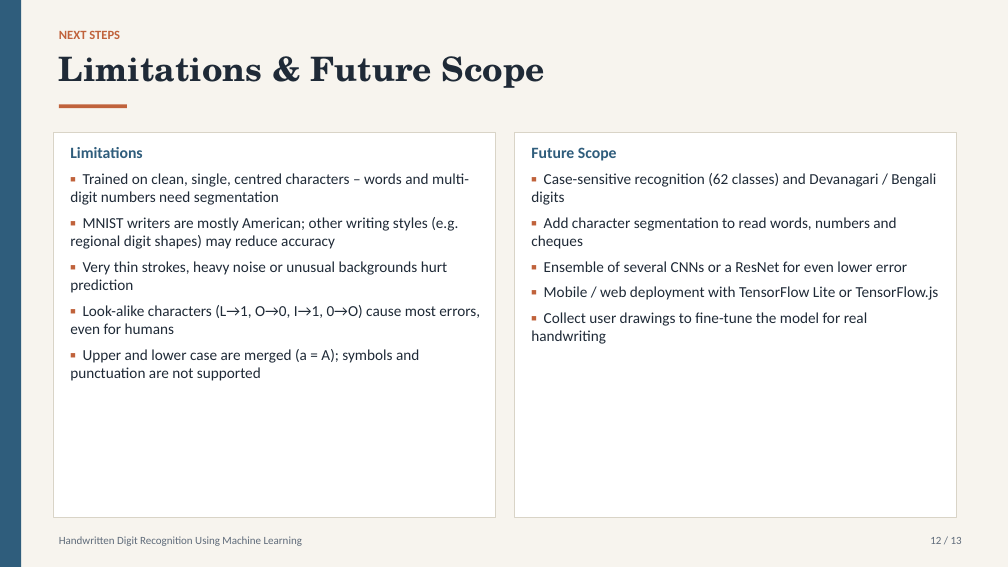
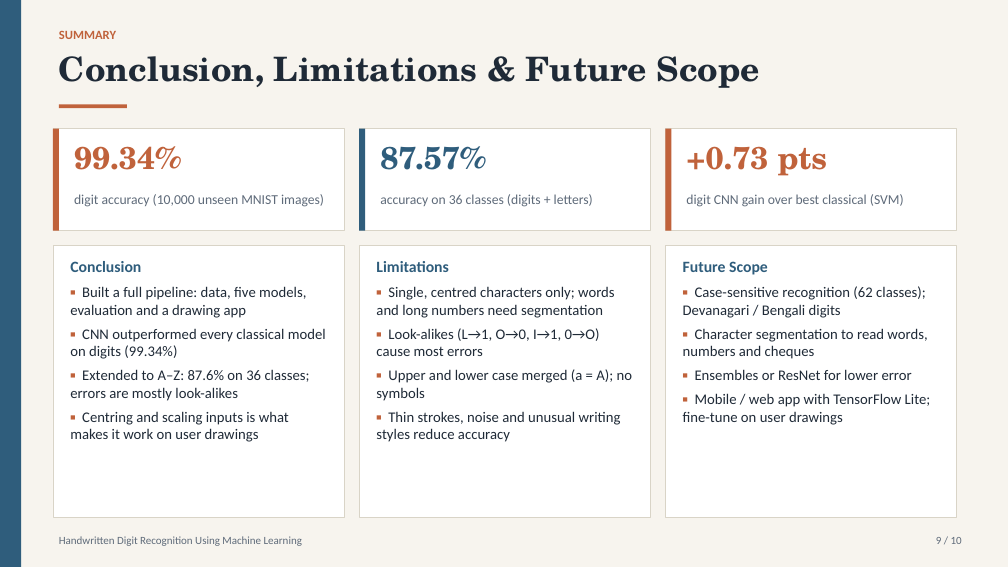
Before and after one commit to LostRunes/digirecog, a slide deck: slide 9 of Handwritten_Digit_Recognition.pptx (slide 12 before the commit). Drawn at 1008x567 pixels with LibreOffice and Linux fonts; fonts in the diff are those of the drawing. Boxes give left, top, right and bottom in pixels: in the first picture for what was removed or moved away, otherwise in the second. Text is boxed around its words. In the diff, an @@ line names an element or a change of style, - is before the commit and + after.

```diff
--- a/Handwritten_Digit_Recognition.pptx
+++ b/Handwritten_Digit_Recognition.pptx
@@ text at [59,56,760,88]: text changed @@
-Limitations & Future Scope
+Conclusion, Limitations & Future Scope
@@ text at [59,31,116,39]: text changed @@
-NEXT STEPS
+SUMMARY
@@ rectangle: place and size @@
-rectangle at [53,132,495,518]
+rectangle at [53,129,344,231]
@@ rectangle added at [53,129,59,231], fill #C0623B @@
@@ text added at [74,146,181,170], 30 pt, text #C0623B, bold @@
+99.34%
@@ rectangle added at [359,129,650,231], fill #FFFFFF, outline #D9D4C7 0.75 pt @@
@@ rectangle added at [359,129,365,231], fill #2F5D7C @@
@@ text added at [380,146,486,170], 30 pt, text #2F5D7C, bold @@
+87.57%
@@ rectangle added at [665,129,957,231], fill #FFFFFF, outline #D9D4C7 0.75 pt @@
@@ rectangle added at [665,129,671,231], fill #C0623B @@
@@ text added at [686,146,828,176], 30 pt, text #C0623B, bold @@
++0.73 pts
@@ text added at [74,194,324,207], 13 pt, text #5F6B7A @@
+digit accuracy (10,000 unseen MNIST images)
@@ text added at [380,194,593,207], 13 pt, text #5F6B7A @@
+accuracy on 36 classes (digits + letters)
@@ text added at [686,194,904,207], 13 pt, text #5F6B7A @@
+digit CNN gain over best classical (SVM)
@@ rectangle added at [53,246,344,518], fill #FFFFFF, outline #D9D4C7 0.75 pt @@
@@ text added at [70,261,141,272], 15 pt, text #2F5D7C, bold @@
+Conclusion
@@ rectangle added at [359,246,650,518], fill #FFFFFF, outline #D9D4C7 0.75 pt @@
@@ text "Limitations": place and size @@
-text "Limitations" at [70,147,142,158]
+text "Limitations" at [376,261,448,272]
@@ rectangle: place and size @@
-rectangle at [514,132,957,518]
+rectangle at [665,246,957,518]
@@ text "Future Scope": place and size @@
-text "Future Scope" at [531,147,617,161]
+text "Future Scope" at [683,261,768,275]
@@ text added at [70,286,326,442], 14 pt, text #1F2A37 @@
+▪ Built a full pipeline: data, five models, evaluation and a drawing app
+▪ CNN outperformed every classical model on digits (99.34%)
+▪ Extended to A–Z: 87.6% on 36 classes; errors are mostly look-alikes
+▪ Centring and scaling inputs is what makes it work on user drawings
@@ text at [376,286,632,442]: text changed; size 14.5 to 14 pt @@
-▪ Trained on clean, single, centred characters – words and multi-digit numbers need segmentation
-▪ MNIST writers are mostly American; other writing styles (e.g. regional digit shapes) may reduce accuracy
-▪ Very thin strokes, heavy noise or unusual backgrounds hurt prediction
-▪ Look-alike characters (L→1, O→0, I→1, 0→O) cause most errors, even for humans
-▪ Upper and lower case are merged (a = A); symbols and punctuation are not supported
+▪ Single, centred characters only; words and long numbers need segmentation
+▪ Look-alikes (L→1, O→0, I→1, 0→O) cause most errors
+▪ Upper and lower case merged (a = A); no symbols
+▪ Thin strokes, noise and unusual writing styles reduce accuracy
@@ text at [683,286,931,425]: text changed; size 14.5 to 14 pt @@
-▪ Case-sensitive recognition (62 classes) and Devanagari / Bengali digits
-▪ Add character segmentation to read words, numbers and cheques
-▪ Ensemble of several CNNs or a ResNet for even lower error
-▪ Mobile / web deployment with TensorFlow Lite or TensorFlow.js
-▪ Collect user drawings to fine-tune the model for real handwriting
+▪ Case-sensitive recognition (62 classes); Devanagari / Bengali digits
+▪ Character segmentation to read words, numbers and cheques
+▪ Ensembles or ResNet for lower error
+▪ Mobile / web app with TensorFlow Lite; fine-tune on user drawings
@@ text at [936,537,962,544]: text changed @@
-12 / 13
+9 / 10
```
Also in this commit, not shown: 6 other slides changed, 1 slide added, 4 slides removed, 1 other file.
